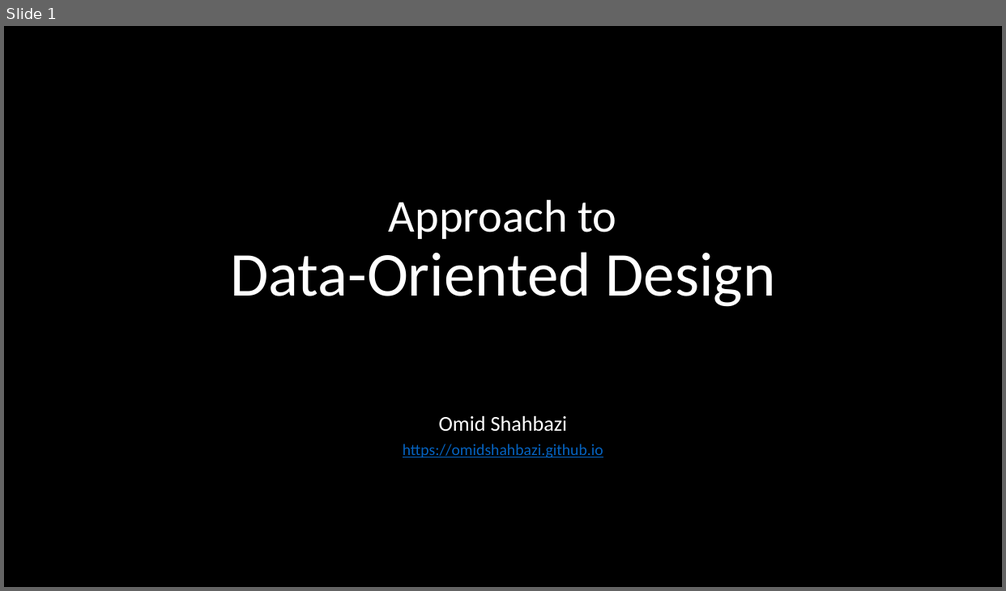
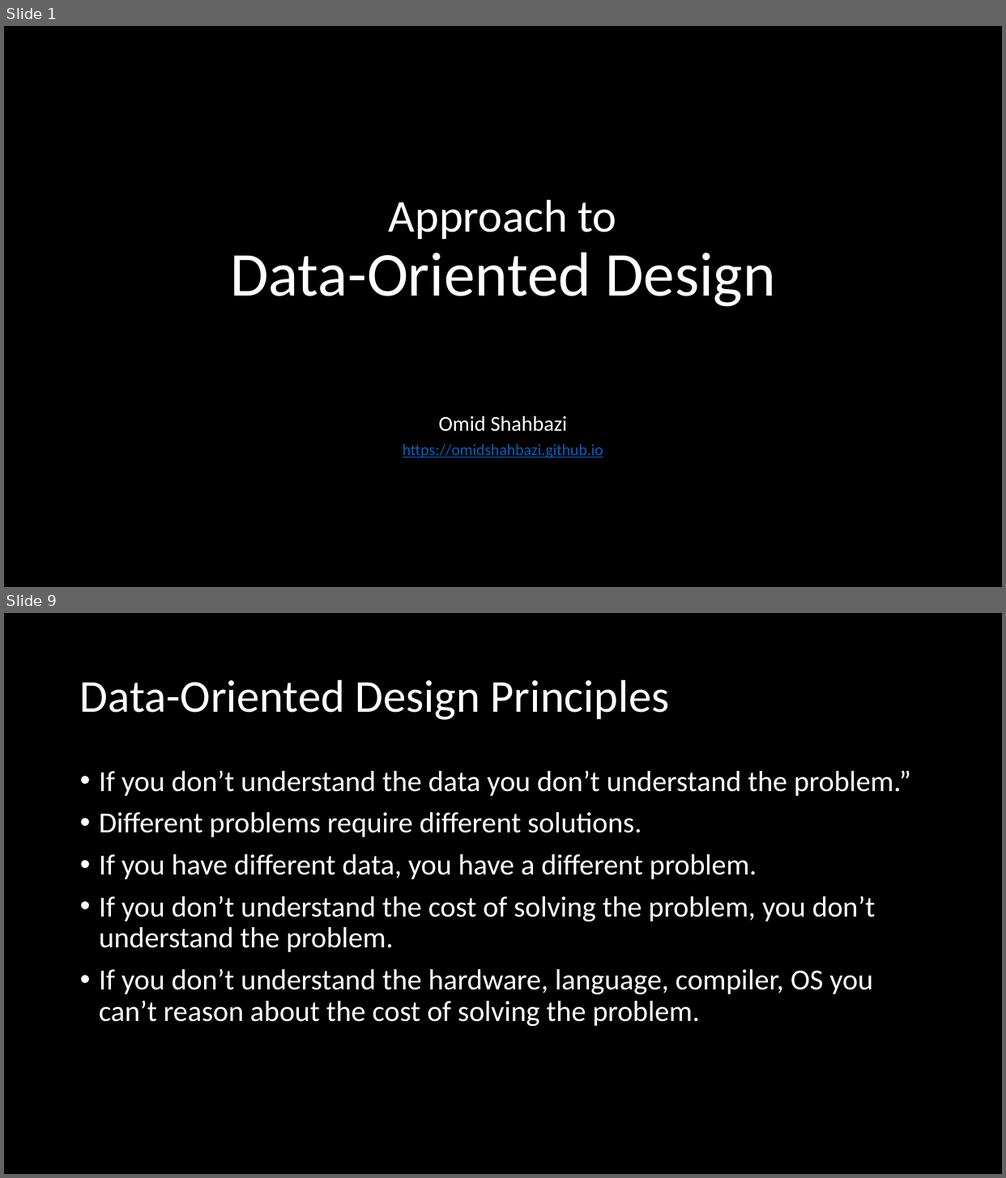
Before and after one commit to omidshahbazi/DODSample, a slide deck: Presentation/Presentation.pptx. Shown one above the other, each under a label of ours: slide 1 before the commit, slides 1 and 9 after it; the slides between them are not shown. The pictures are 1006x591 and 1006x1178 pixels, drawn with LibreOffice and Linux fonts; fonts in the diff are those of the drawing. Boxes give left, top, right and bottom in pixels: in the first picture for what was removed or moved away, otherwise in the second. Text is boxed around its words. In the diff, an @@ line names an element or a change of style, - is before the commit and + after.

Commit message:
Presentation updated

```diff
--- a/Presentation/Presentation.pptx
+++ b/Presentation/Presentation.pptx
@@ slide 9 added at [4, 613, 1002, 1174], background #000000 @@
@@ title added at [80, 679, 670, 720], 44 pt, text #FFFFFF @@
+Data-Oriented Design Principles
@@ text added at [99, 770, 911, 1026], 28 pt, text #FFFFFF @@
+• If you don’t understand the data you don’t understand the problem.”
+• Different problems require different solutions.
+• If you have different data, you have a different problem.
+• If you don’t understand the cost of solving the problem, you don’t understand the problem.
+• If you don’t understand the hardware, language, compiler, OS you can’t reason about the cost of solving the problem.
```
Also in this commit, not shown: 2 slides changed, 6 other slides added, 2 other files.
